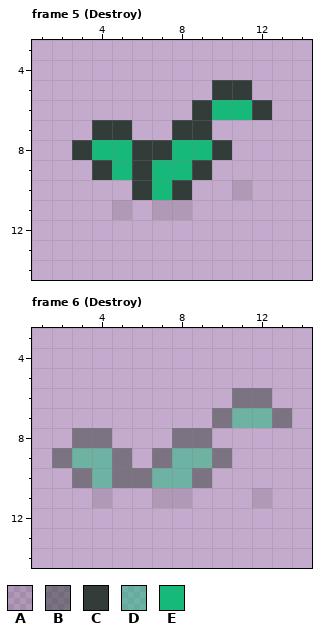
Pixel-art file, stored at game/theslimeking/Assets/Art/Sprites/Props/Forest/env_grassA.aseprite. That is the earlier state.
16x16 pixels, 8 frames. Shown: frame 5 (Destroy): x 1..14, y 3..14; frame 6 (Destroy): x 1..14, y 3..14. The commit also changed other frames, which this record leaves out.
Palette (. is transparent): A #0000001a  B #323c3980  C #323c39  D #16b97a80  E #16b97a
And afterwards:
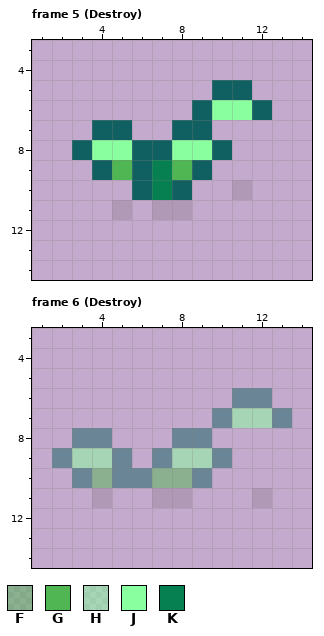
Colours new in this view: F #50b65480  G #50b654  H #89ff9f80  J #89ff9f  K #068051
Change:
{"change": "layer \"Flattened\" added"}
{"change": "layer \"shortgrass01\" removed"}
{"colour":"B","old":"#323c3980","new":"#11606180"}
{"colour":"C","old":"#323c39","new":"#116061"}
{"where": "frame 5 (Destroy), layer \"Flattened\""}
{"frame":5,"y":6,"x":10,"old":"EE","new":"JJ"}
{"frame":5,"y":8,"x":4,"old":"EE","new":"JJ"}
{"frame":5,"y":8,"x":8,"old":"EE","new":"JJ"}
{"frame":5,"y":9,"x":5,"old":"E","new":"G"}
{"frame":5,"y":9,"x":7,"old":"EE","new":"KG"}
{"frame":5,"y":10,"x":7,"old":"E","new":"K"}
{"where": "frame 6 (Destroy), layer \"Flattened\""}
{"frame":6,"y":7,"x":11,"old":"DD","new":"HH"}
{"frame":6,"y":9,"x":3,"old":"DD","new":"HH"}
{"frame":6,"y":9,"x":8,"old":"DD","new":"HH"}
{"frame":6,"y":10,"x":4,"old":"D","new":"F"}
{"frame":6,"y":10,"x":7,"old":"DD","new":"FF"}
